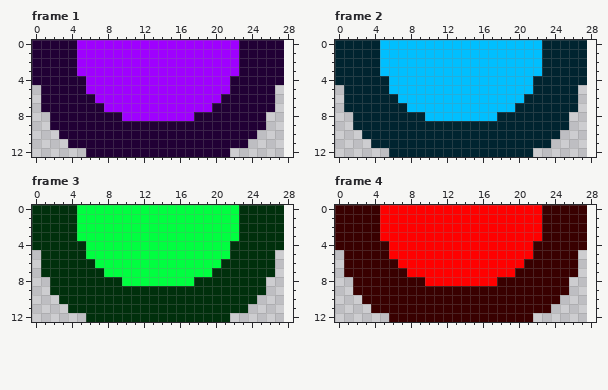
Pixel-art file: art/aseprite/play/ui/note/hold-notes.aseprite. The picture above is the old version.
28x13 pixels, 4 frames. Shown: frame 1, frame 2, frame 3, frame 4. The old version is drawn lined up with the new one, on the new canvas.
The result:
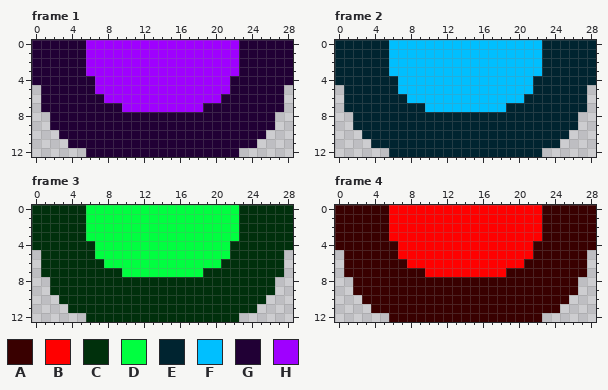
Palette (. is transparent): A #390000  B #ff0000  C #00300c  D #00ff40  E #002430  F #00bfff  G #210035  H #9f00ff
The exact change:
canvas 28x13 -> 29x13
Changed rows in their new state; - is an unchanged pixel.
Frame 1:
first column x 5:
 0 G----------------------G
 1 G----------------------G
 2 G----------------------G
 3 G----------------------G
 4 -G---------------------G
 5 -G--------------------G-
 6 --G-------------------G-
 7 ---GG---------G-------G-
 8 -----GGGGGGGG--------G--
 9 ---------------------G--
10 --------------------G---
11 -------------------G----
12 -----------------G------
Frame 2:
first column x 5:
 0 E----------------------E
 1 E----------------------E
 2 E----------------------E
 3 E----------------------E
 4 -E---------------------E
 5 -E--------------------E-
 6 --E-------------------E-
 7 ---EE---------E-------E-
 8 -----EEEEEEEE--------E--
 9 ---------------------E--
10 --------------------E---
11 -------------------E----
12 -----------------E------
Frame 3:
first column x 5:
 0 C----------------------C
 1 C----------------------C
 2 C----------------------C
 3 C----------------------C
 4 -C---------------------C
 5 -C--------------------C-
 6 --C-------------------C-
 7 ---CC---------C-------C-
 8 -----CCCCCCCC--------C--
 9 ---------------------C--
10 --------------------C---
11 -------------------C----
12 -----------------C------
Frame 4:
first column x 5:
 0 A----------------------A
 1 A----------------------A
 2 A----------------------A
 3 A----------------------A
 4 -A---------------------A
 5 -A--------------------A-
 6 --A-------------------A-
 7 ---AA---------A-------A-
 8 -----AAAAAAAA--------A--
 9 ---------------------A--
10 --------------------A---
11 -------------------A----
12 -----------------A------
Boxes around the changes in both pictures, in picture pixels (x1, y1, x2, y2):
changed: (77, 40, 212, 121)
added: (230, 40, 293, 157)
changed: (380, 40, 515, 121)
added: (533, 40, 596, 157)
changed: (77, 205, 212, 286)
added: (230, 205, 293, 322)
changed: (380, 205, 515, 286)
added: (533, 205, 596, 322)
